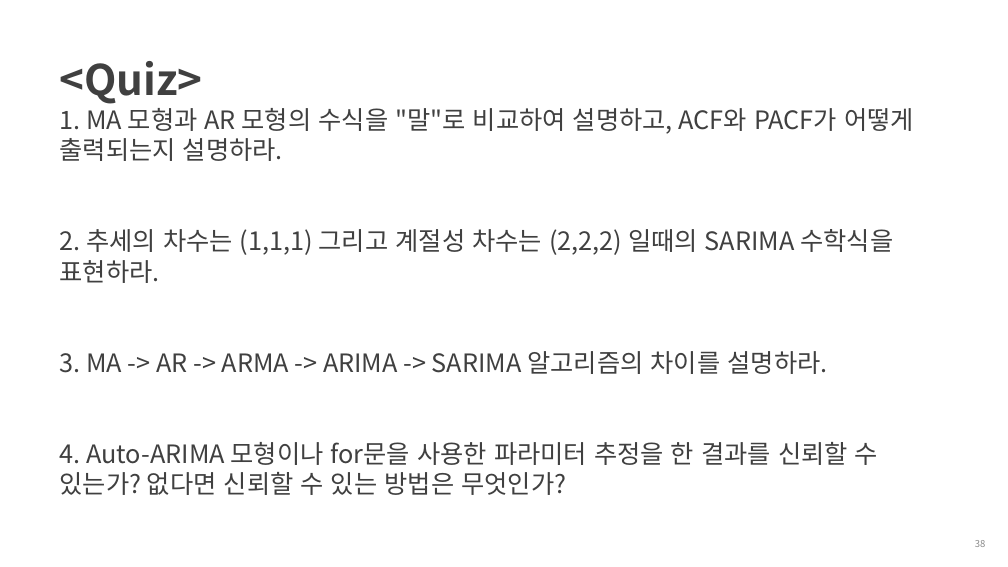
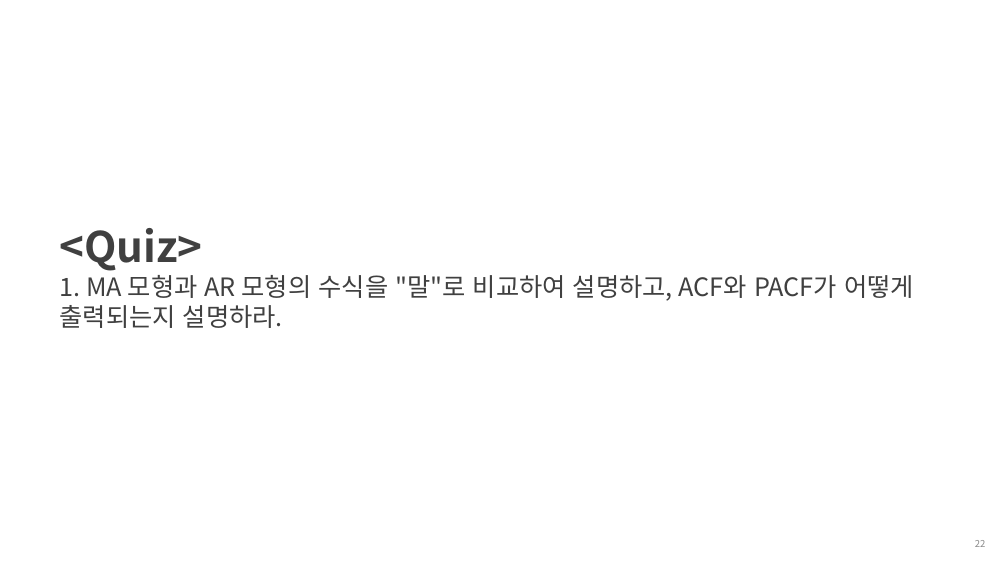
Before and after one commit to cheonbi/TimeSeriesAnalysis, a slide deck: slide 22 of [FastCampus] 7주차_강의자료_김경원박사.pptx (slide 38 before the commit). Drawn at 1008x567 pixels with LibreOffice and Linux fonts; fonts in the diff are those of the drawing; background and template pictures are left out. Boxes give left, top, right and bottom in pixels: in the first picture for what was removed or moved away, otherwise in the second. Text is boxed around its words. In the diff, an @@ line names an element or a change of style, - is before the commit and + after.

```diff
--- a/[FastCampus] 7주차_강의자료_김경원박사.pptx
+++ b/[FastCampus] 7주차_강의자료_김경원박사.pptx
@@ title at [60, 228, 914, 328]: text changed @@
-<Quiz>
-1. MA 모형과 AR 모형의 수식을 "말"로 비교하여 설명하고, ACF와 PACF가 어떻게 출력되는지 설명하라.
-2. 추세의 차수는 (1,1,1) 그리고 계절성 차수는 (2,2,2) 일때의 SARIMA 수학식을 표현하라.
-3. MA -> AR -> ARMA -> ARIMA -> SARIMA 알고리즘의 차이를 설명하라.
-4. Auto-ARIMA 모형이나 for문을 사용한 파라미터 추정을 한 결과를 신뢰할 수 있는가? 없다면 신뢰할 수 있는 방법은 무엇인가?
+<Quiz>
+1. MA 모형과 AR 모형의 수식을 "말"로 비교하여 설명하고, ACF와 PACF가 어떻게 출력되는지 설명하라.
```
Also in this commit, not shown: 6 other slides changed, 1 slide added, 17 slides removed, 18 other files.
